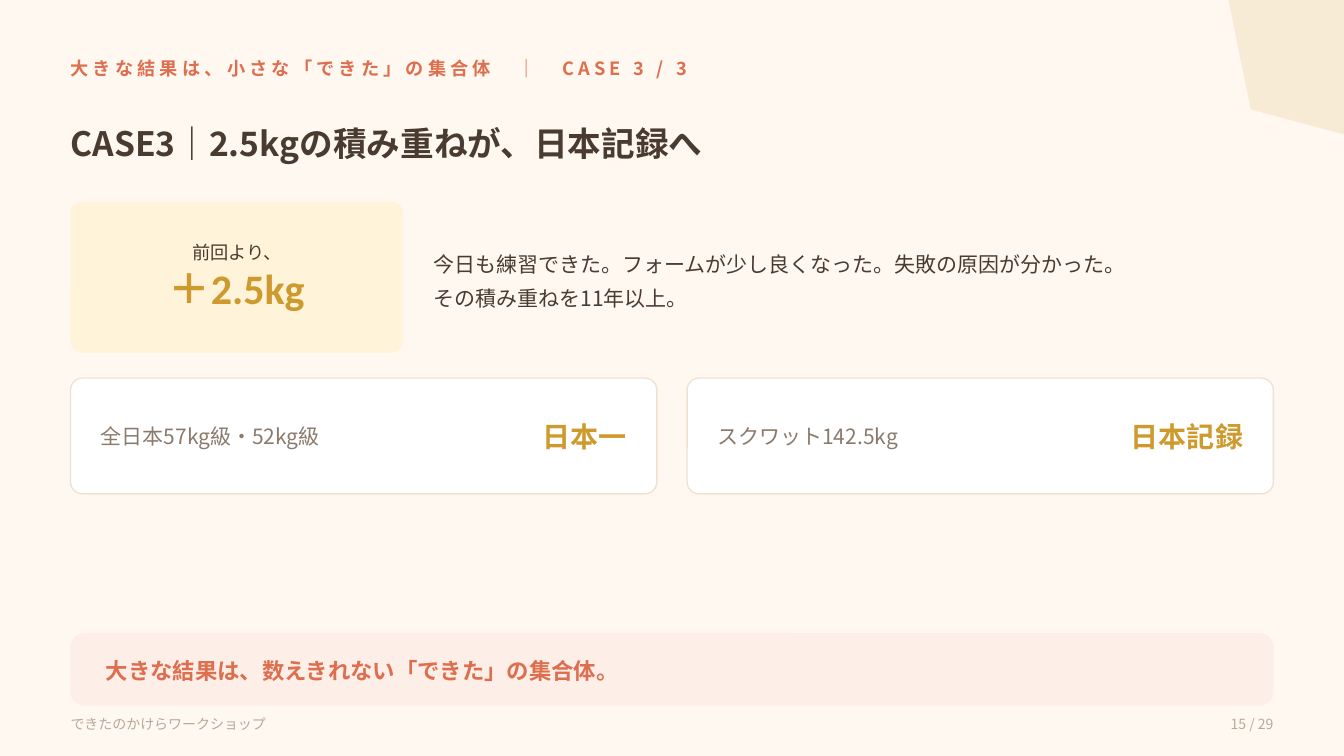
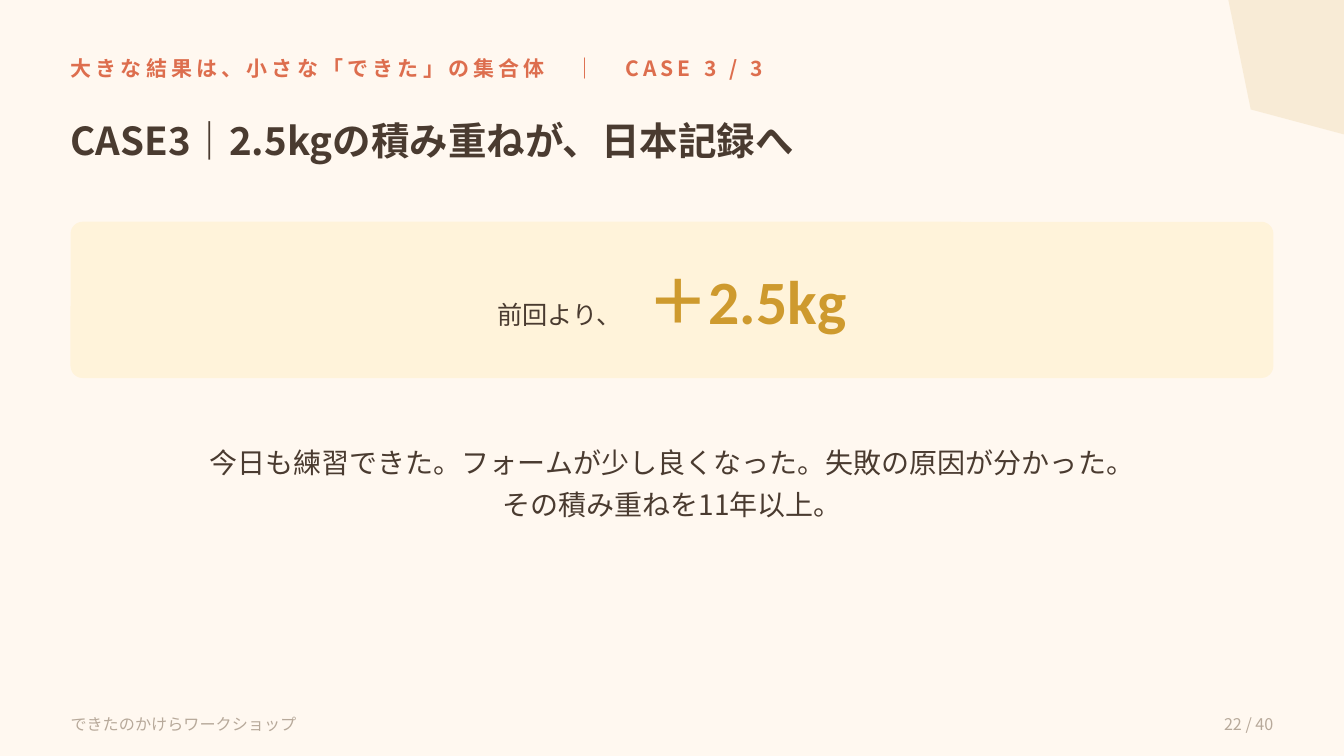
Before and after one commit to shiori0823/dekitanokakera-LM, a slide deck: slide 22 of workshop/dist/dekitanokakera-workshop.pptx (slide 15 before the commit). Drawn at 1344x756 pixels with LibreOffice and Linux fonts; fonts in the diff are those of the drawing. Boxes give left, top, right and bottom in pixels: in the first picture for what was removed or moved away, otherwise in the second. Text is boxed around its words. In the diff, an @@ line names an element or a change of style, - is before the commit and + after.

```diff
--- a/workshop/dist/dekitanokakera-workshop.pptx
+++ b/workshop/dist/dekitanokakera-workshop.pptx
@@ text "大きな結果は、小さな「できた」の集合体 ｜ CASE 3 / ..." at (71, 58, 763, 78): size 13 to 15 pt @@
@@ text "CASE3｜2.5kgの積み重ねが、日本記録へ" at (71, 121, 794, 165): size 24 to 27.5 pt @@
@@ rounded rectangle: place and size @@
-rounded rectangle at (71, 202, 403, 353)
+rounded rectangle at (71, 222, 1273, 378)
@@ rounded rectangle at (71, 222, 1273, 378): proportions changed @@
@@ text at (497, 279, 846, 335): text changed; size 30 to 44 pt @@
-前回より、
-＋2.5kg
+前回より、 ＋2.5kg
@@ rounded rectangle removed at (71, 378, 657, 494) @@
@@ rounded rectangle removed at (688, 378, 1274, 494) @@
@@ text "今日も練習できた。フォームが少し良くなった。失敗の原因が分かった。": place and size @@
-text "今日も練習できた。フォームが少し良くなった。失敗の原因が分かった。" at (433, 254, 1125, 308)
+text "今日も練習できた。フォームが少し良くなった。失敗の原因が分かった。" at (209, 449, 1134, 518)
@@ text "今日も練習できた。フォームが少し良くなった。失敗の原因が分かった。" at (209, 449, 1134, 518): size 15 to 20 pt; alignment left to centre; line spacing 24pt to 30pt @@
@@ text removed at (101, 426, 320, 449) @@
-全日本57kg級・52kg級
@@ text removed at (542, 423, 626, 450) @@
-日本一
@@ text removed at (717, 427, 898, 449) @@
-スクワット142.5kg
@@ text removed at (1131, 423, 1243, 450) @@
-日本記録
@@ rounded rectangle removed at (71, 633, 1273, 706) @@
@@ text removed at (106, 660, 619, 681) @@
-大きな結果は、数えきれない「できた」の集合体。
@@ text "できたのかけらワークショップ" at (71, 717, 297, 731): size 10 to 11.5 pt @@
@@ text at (1224, 718, 1273, 730): text changed; size 10 to 11.5 pt @@
-15 / 29
+22 / 40
```
Also in this commit, not shown: 28 other slides changed, 11 slides added, 3 other files.
